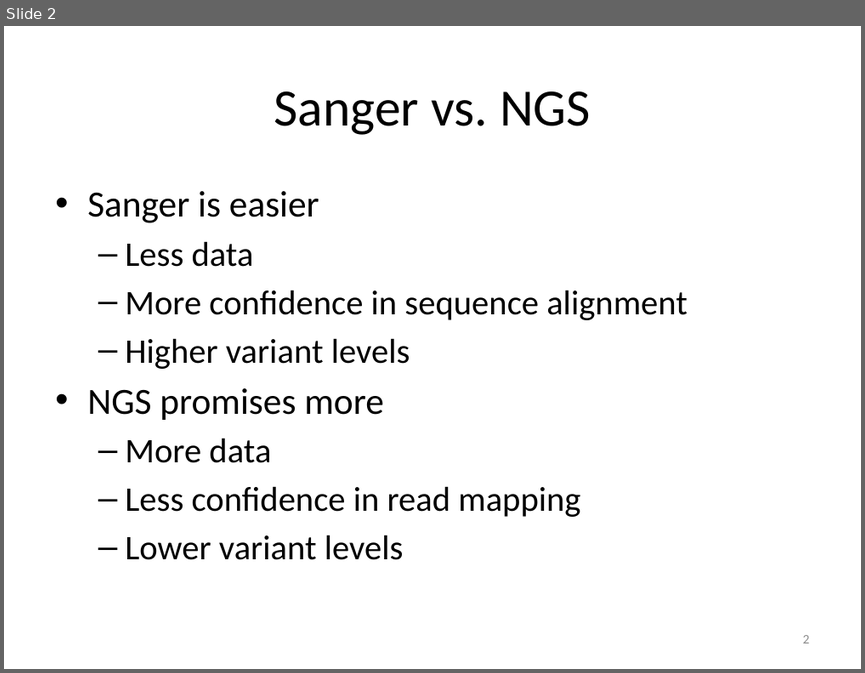
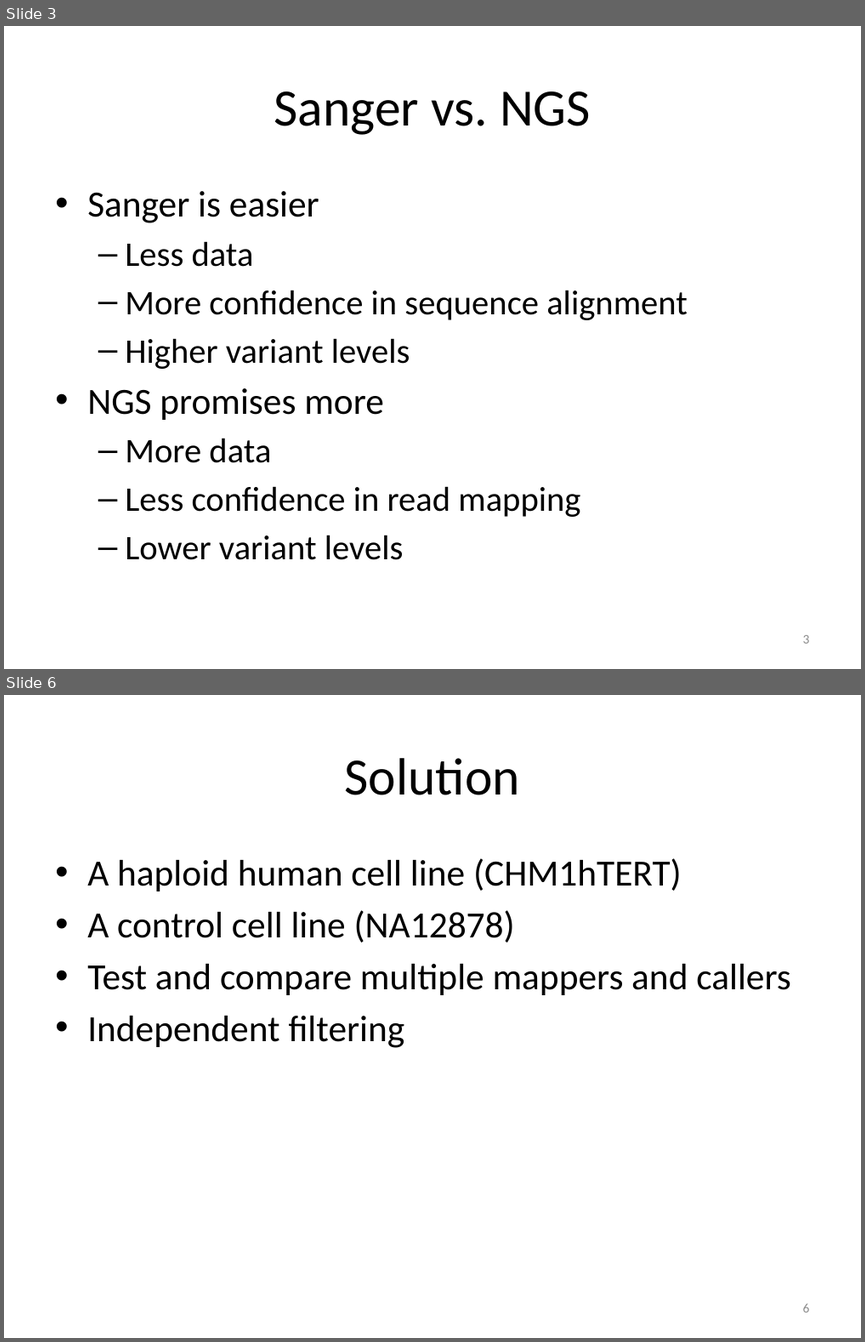
Before and after one commit to tsibley/Artifacts-in-NGS-variant-calling, a slide deck: Journal-Club-2015-01-20.pptx. Shown one above the other, each under a label of ours: slide 2 before the commit, slides 3 and 6 after it; the slides between them are not shown. The pictures are 865x673 and 865x1342 pixels, drawn with LibreOffice and Linux fonts; fonts in the diff are those of the drawing. Boxes give left, top, right and bottom in pixels: in the first picture for what was removed or moved away, otherwise in the second. Text is boxed around its words. In the diff, an @@ line names an element or a change of style, - is before the commit and + after.

```diff
--- a/Journal-Club-2015-01-20.pptx
+++ b/Journal-Club-2015-01-20.pptx
@@ slide 6 added at (x1=4, y1=695, x2=861, y2=1338), background #FFFFFF @@
@@ title added at (x1=345, y1=758, x2=520, y2=795), 44 pt, text #000000 @@
+Solution
@@ text added at (x1=87, y1=858, x2=791, y2=1048), 31 pt, text #000000 @@
+• A haploid human cell line (CHM1hTERT)
+• A control cell line (NA12878)
+• Test and compare multiple mappers and callers
+• Independent filtering
@@ page number added at (x1=803, y1=1303, x2=810, y2=1312), 11 pt, text #8C8C8C @@
+6
@@ what was slide 2 is now slide 3 @@
@@ page number at (x1=803, y1=635, x2=810, y2=643): text changed @@
-2
+3
```
Also in this commit, not shown: 2 slides changed, 2 other slides added, 1 slide removed.
